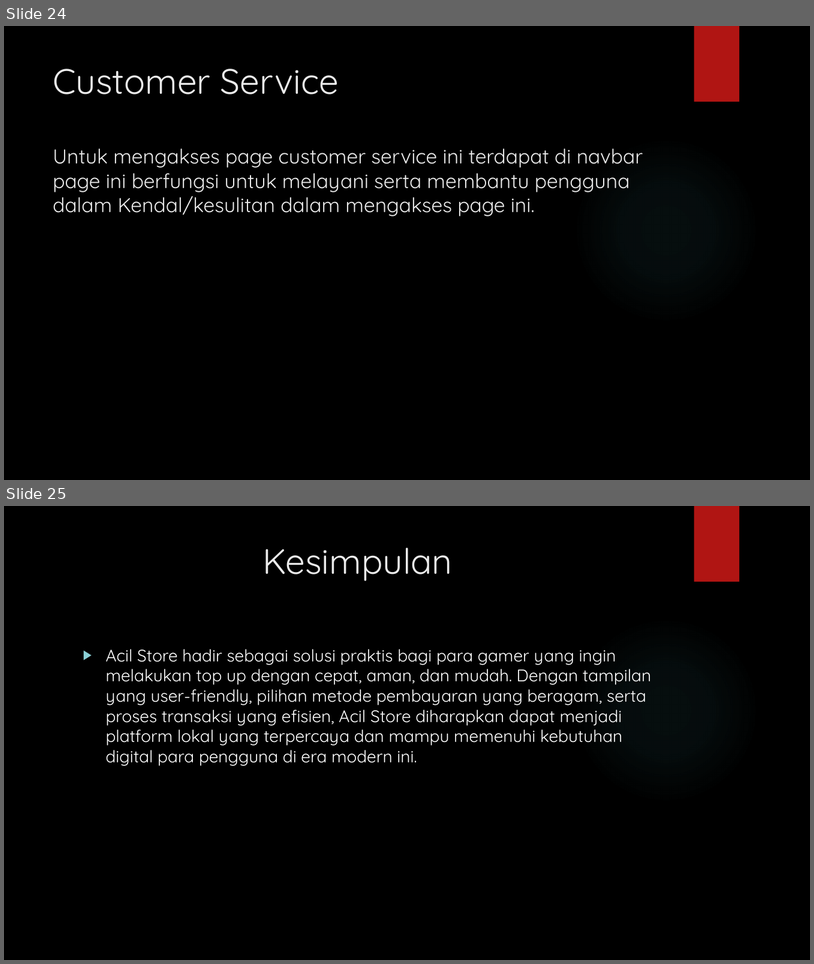
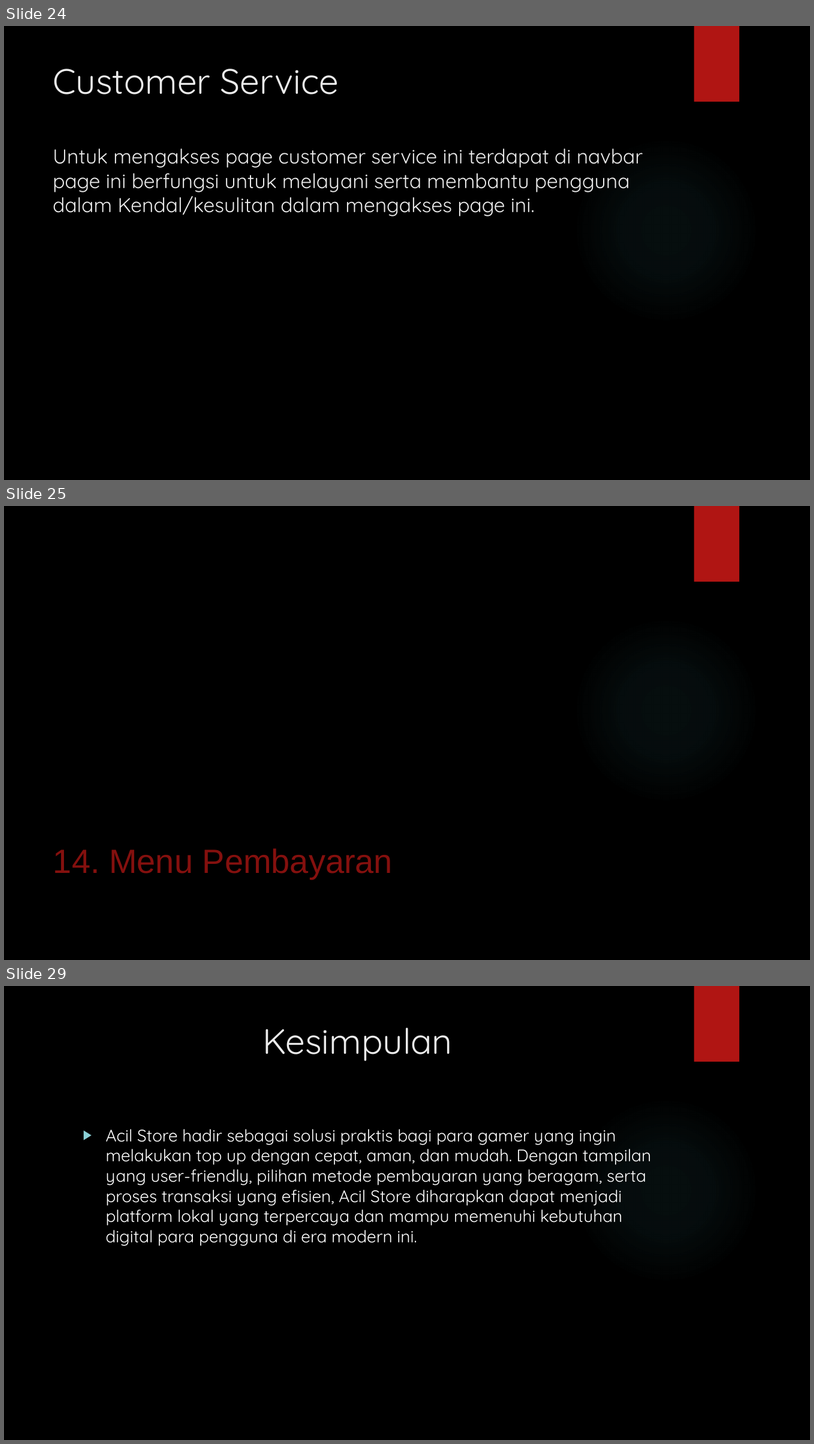
Before and after one commit to pedee13/kelompok3-X-TJKT, a slide deck: laporan ppt/Kelompok 3.pptx. Shown one above the other, each under a label of ours: slides 24 and 25 before the commit, slides 24, 25 and 29 after it; the slides between them are not shown. The pictures are 814x964 and 814x1444 pixels, drawn with LibreOffice and Linux fonts; fonts in the diff are those of the drawing; background and template pictures are left out. Boxes give left, top, right and bottom in pixels: in the first picture for what was removed or moved away, otherwise in the second. Text is boxed around its words. In the diff, an @@ line names an element or a change of style, - is before the commit and + after.

```diff
--- a/laporan ppt/Kelompok 3.pptx
+++ b/laporan ppt/Kelompok 3.pptx
@@ slide 25 added at [4, 506, 810, 960], background picture (left out); not listed: 2 template elements that a slide beside it also shows @@
@@ title added at [53, 848, 393, 878], 40 pt, text #84100E @@
+14. Menu Pembayaran
@@ what was slide 25 is now slide 29 @@
```
Also in this commit, not shown: 3 other slides added, 1 other file.
